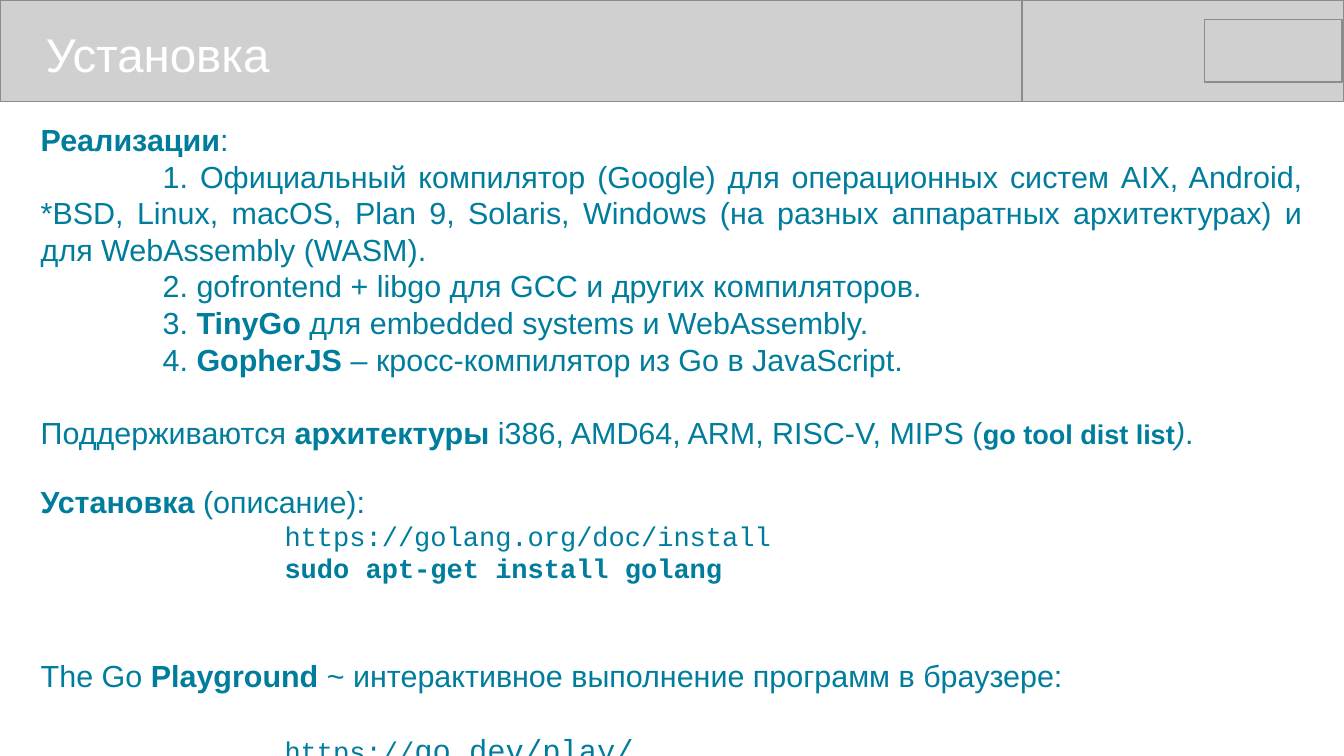
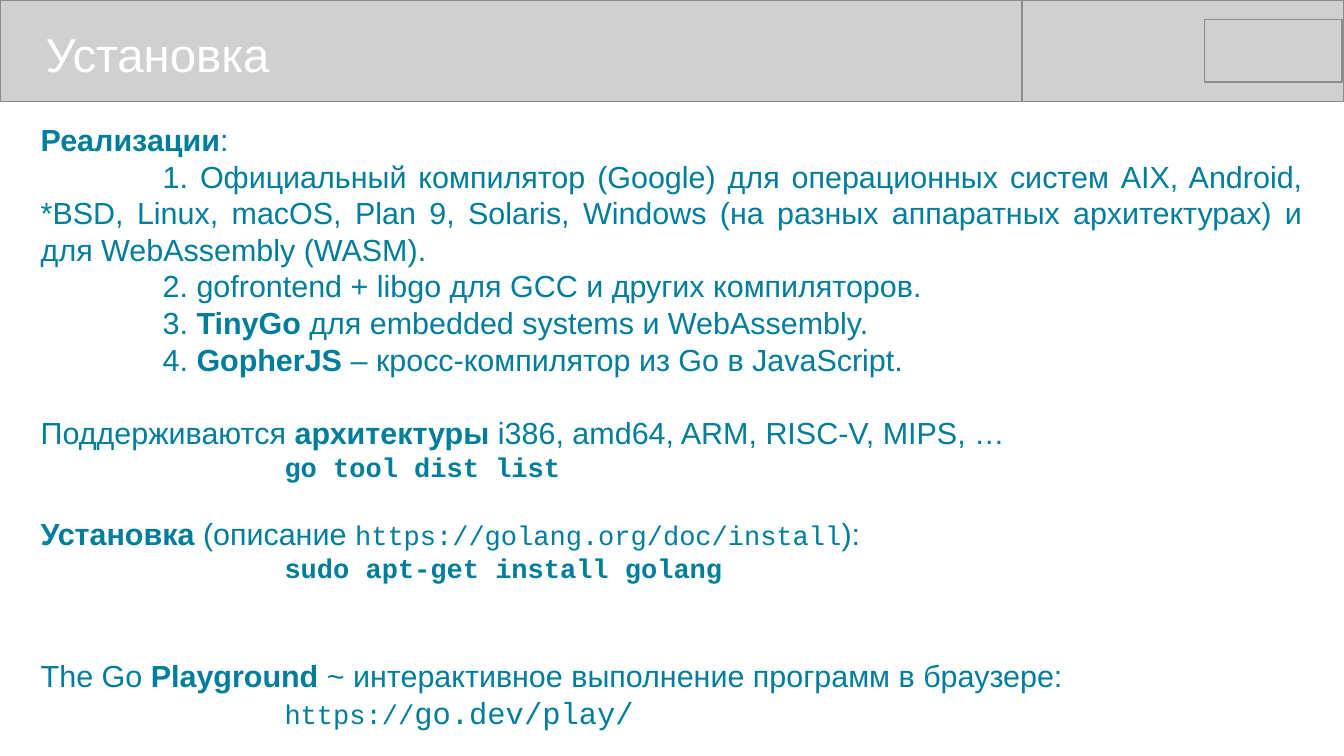
Before and after one commit to mike-shock/Go_language, a slide deck: slide 7 of Go_Intro.odp. Drawn at 1344x756 pixels with LibreOffice and Linux fonts; fonts in the diff are those of the drawing; grey boxes stand for pictures. Boxes give left, top, right and bottom in pixels: in the first picture for what was removed or moved away, otherwise in the second. Text is boxed around its words. In the diff, an @@ line names an element or a change of style, - is before the commit and + after.

```diff
--- a/Go_Intro.odp
+++ b/Go_Intro.odp
@@ text at <box>41,422,966,551</box>: text changed @@
-Поддерживаются архитектуры i386, AMD64, ARM, RISC-V, MIPS (go tool dist list).
-Установка (описание):
-https://golang.org/doc/install
+Поддерживаются архитектуры i386, amd64, ARM, RISC-V, MIPS, …
+go tool dist list
+Установка (описание https://golang.org/doc/install):
```
Also in this commit, not shown: 3 other slides changed, 1 slide added, 1 other file.
